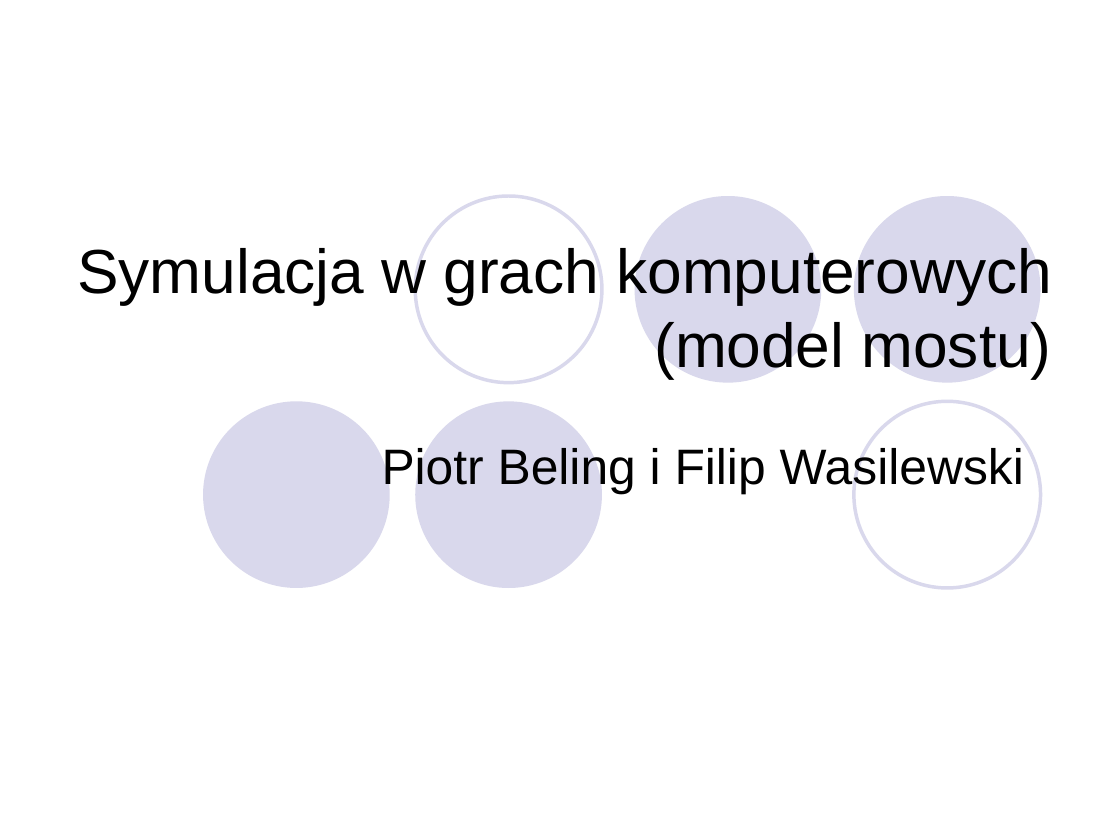
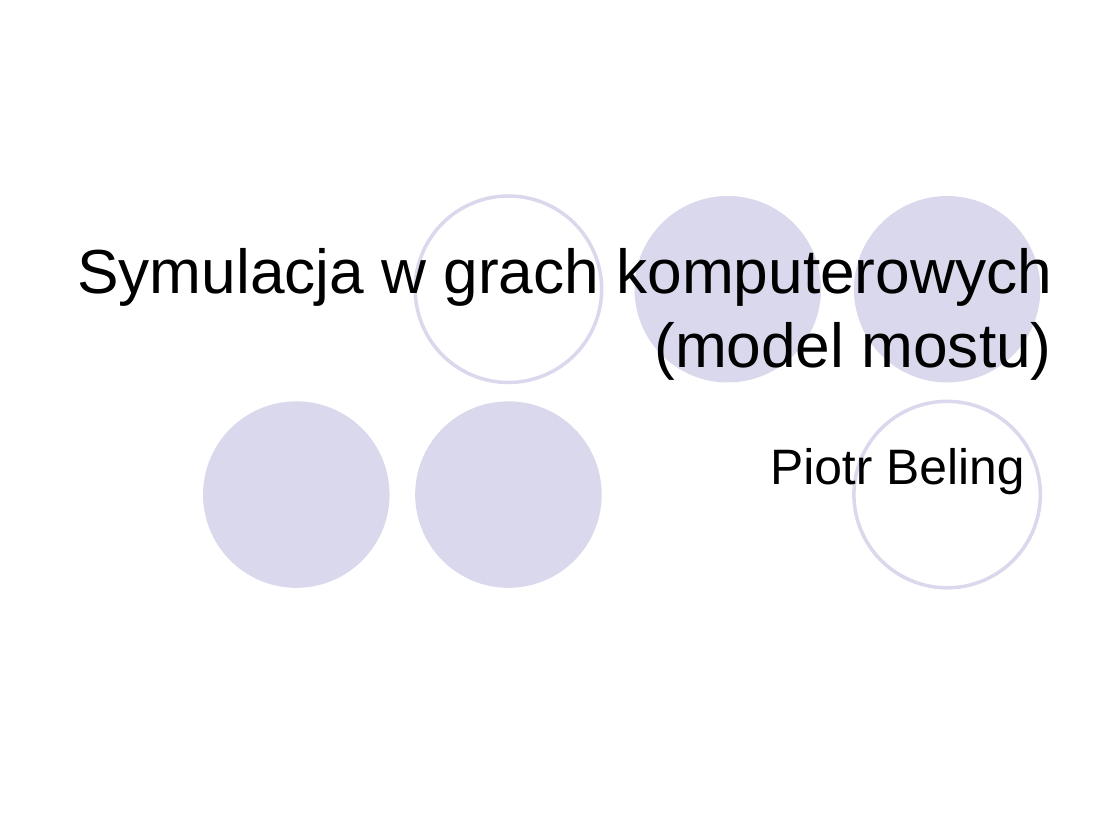
Before and after one commit to beling/ABCG, a slide deck: slide 1 of Symulacja w grach komputerowych.ppt. Drawn at 1120x840 pixels with LibreOffice and Linux fonts; fonts in the diff are those of the drawing. Boxes give left, top, right and bottom in pixels: in the first picture for what was removed or moved away, otherwise in the second. Text is boxed around its words. In the diff, an @@ line names an element or a change of style, - is before the commit and + after.

```diff
--- a/Symulacja w grach komputerowych.ppt
+++ b/Symulacja w grach komputerowych.ppt
@@ subtitle at box(770, 448, 1024, 495): text changed @@
-Piotr Beling i Filip Wasilewski
+Piotr Beling
```
Also in this commit, not shown: 1 other slide changed, 25 other files.
